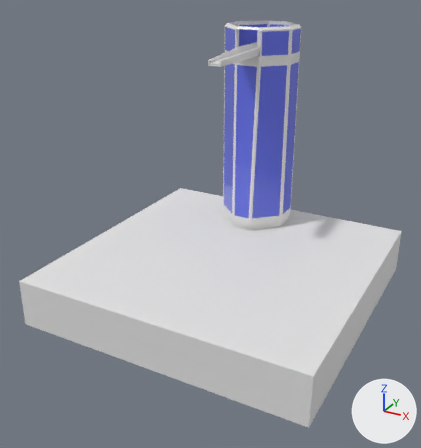
Two versions of the Blender file Assets/Models/launch_pad.blend, one commit apart.
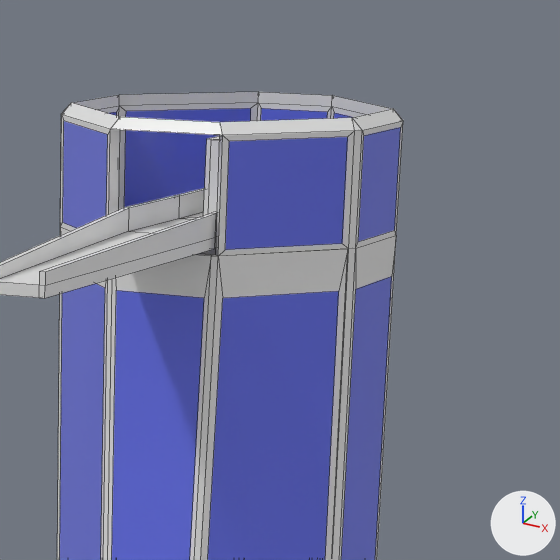
There are two pictures of each version: one whole from a camera (50 mm lens) standing at (102.9, -185.6, 70.1) and looking at (4.0, -5.8, -19.8), one close up on the part from 50% to 80% of the width and 0% to 28% of the height. Every picture has the same lights, and +X, +Y and +Z are marked at lower right. The close-ups show mesh edges as thin lines.

Names of what the first close-up shows: 'Cube', 'tower'.
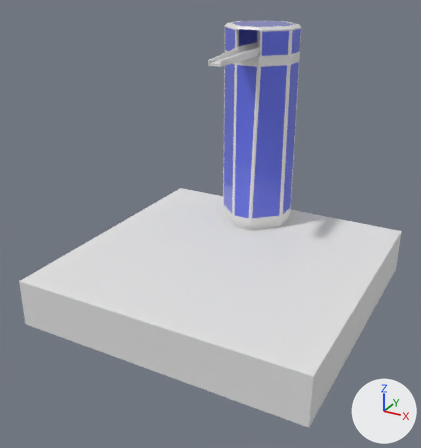
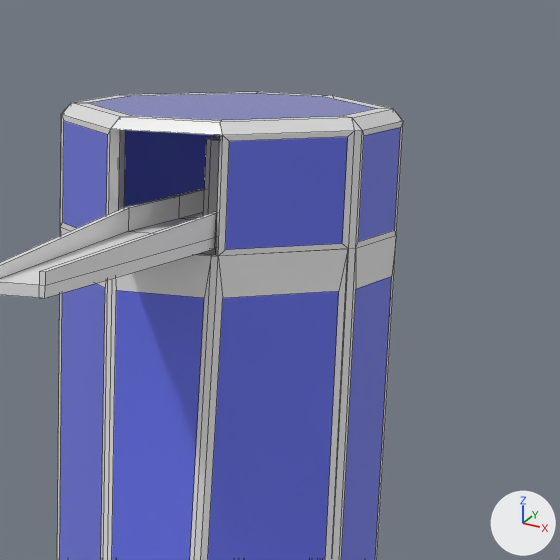
What changed in the scene script:
```text
Change me_cube_001:
    used by ob_cube; location = (13.38, -0.21, -42.5); scale = (38.1, 60.3, -14.8)
    remove me_cube_001.from_pydata(...)  # 214 vertices, 259 faces, 1 loose edge; spans x -0.72..0.06, y 0.47..1.01, z -6.23..-0.58
    add me_cube_001.from_pydata(...)  # 230 vertices, 277 faces, 1 loose edge; spans x -0.72..0.06, y 0.47..1.01, z -6.23..-0.58
    me_cube_001 part 1
    16 vertices are added at x -0.66..-0.01, y 0.52..0.96, z -6.23..-6.15
    16 new faces join them, mat_material (white #e7e7e7)
    2 new faces join them, mat_glas (blue #6772e7)
```

Pixel boxes [x1, y1, x2, y2] of what changed, in the close-ups (560 x 560 px):
part 1 of me_cube_001, added (blue)
    after: [72, 92, 393, 122]
